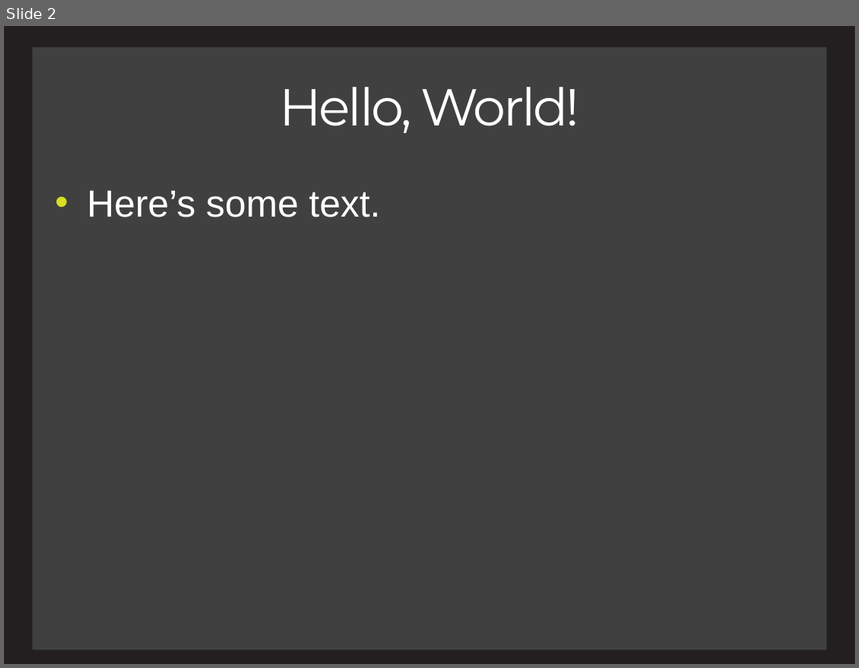
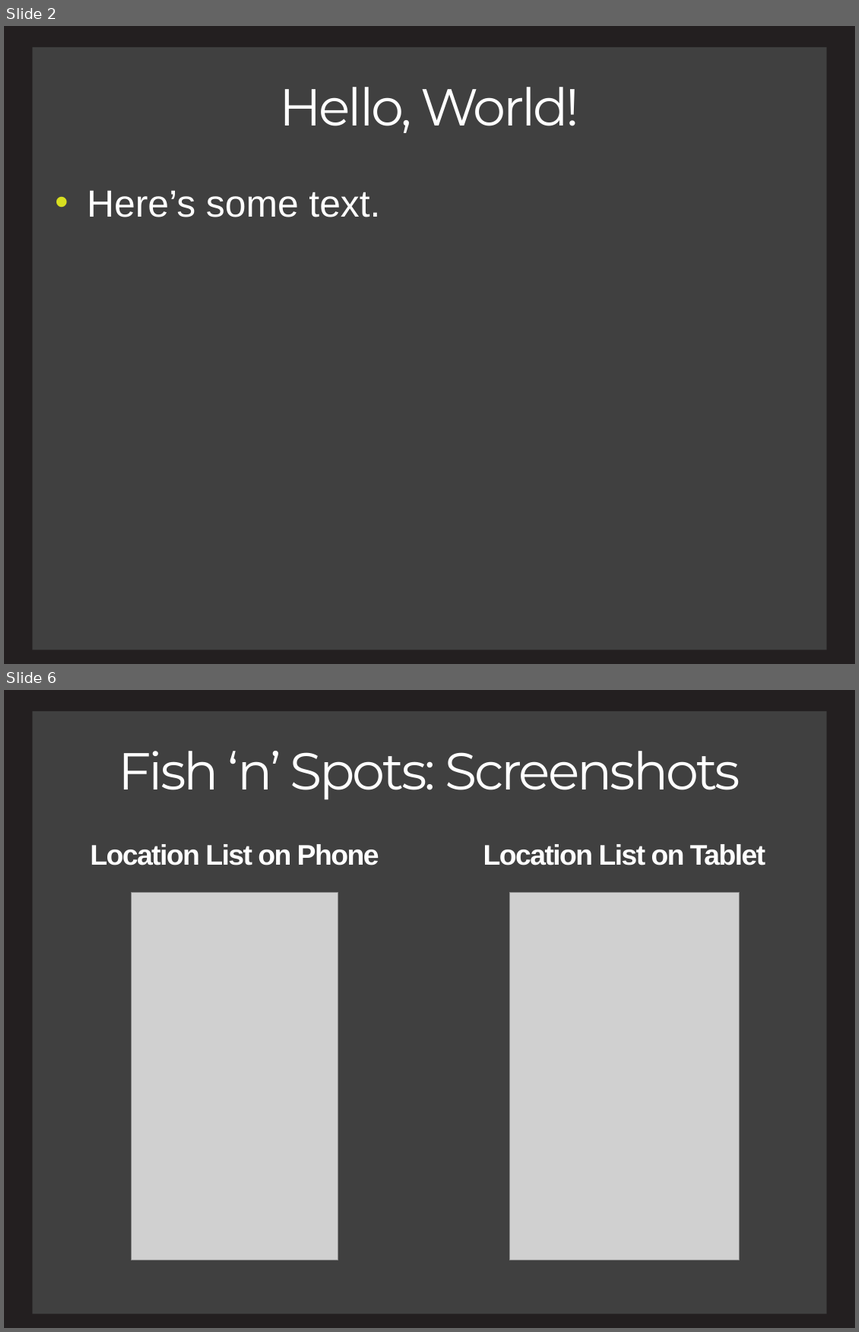
Before and after one commit to charlesmadere/FishnStore, a slide deck: documents/Presentation.pptx. Shown one above the other, each under a label of ours: slide 2 before the commit, slides 2 and 6 after it; the slides between them are not shown. The pictures are 859x668 and 859x1332 pixels, drawn with LibreOffice and Linux fonts; fonts in the diff are those of the drawing; grey boxes stand for pictures. Boxes give left, top, right and bottom in pixels: in the first picture for what was removed or moved away, otherwise in the second. Text is boxed around its words. In the diff, an @@ line names an element or a change of style, - is before the commit and + after.

Commit message:
PowerPoint progress, screenshots of app added

```diff
--- a/documents/Presentation.pptx
+++ b/documents/Presentation.pptx
@@ slide 6 added at [4,690,855,1328], background #231F20; not listed: 1 template element that a slide beside it also shows @@
@@ title added at [118,751,740,800], 44 pt, text #FFFFFF @@
+Fish ‘n’ Spots: Screenshots
@@ text added at [90,844,379,866], 24 pt, text #FFFFFF, bold @@
+Location List on Phone
@@ text added at [484,844,766,866], 24 pt, text #FFFFFF, bold @@
+Location List on Tablet
@@ picture added at [131,893,338,1260] @@
@@ picture added at [509,893,740,1260] @@
```
Also in this commit, not shown: 2 slides changed, 2 other slides added, 8 other files.
